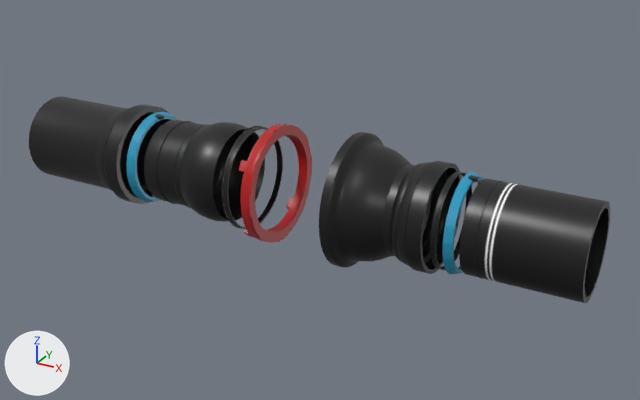
A saved change to the glTF model Models/Pipe/USPipe_Ensamble.gltf.
The view is the same before and after, from a 50 mm lens placed at (2.68, -4.82, 3.01), pointed at (-0.02, 0.07, 0.56). The lights are fixed; the arrows at lower left show +X, +Y and +Z. Vertices at the same position are counted once.

Objects in the first picture: 'M_Piece_03'.
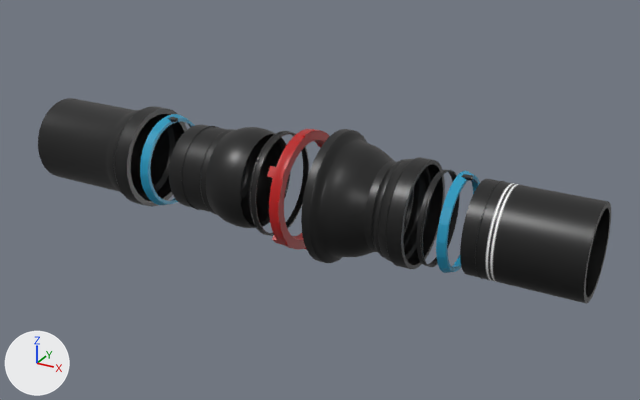
Commit message: Another try

Boxes [x1, y1, x2, y2] around the edits, measured in the pictures (640 x 400 px; the box of a moved part takes in the faces that stretch with it):
'M_Piece_03', reshaped, moved
    before: [29, 97, 610, 303]
    after: [38, 98, 611, 304]
part 1 of me_cylinder_003, moved or reshaped
    before: [155, 114, 164, 119]
    after: [167, 117, 178, 122]
part 2 of me_cylinder_003, moved or reshaped
    before: [442, 171, 483, 274]
    after: [436, 170, 480, 273]
part 3 of me_cylinder_003, moved or reshaped
    before: [468, 175, 479, 182]
    after: [461, 174, 473, 181]
part 4 of me_cylinder_003, moved or reshaped
    before: [29, 97, 610, 303]
    after: [38, 98, 611, 304]

The change, as a list of edits to the scene's bpy script:
```text
Change me_cylinder_003:
    used by ob_m_piece_03; location = (0.0, 0.0, 0.0)
    remove me_cylinder_003.from_pydata(...)  # 5680 vertices, 11330 faces; spans x -2.33..1.87, y -0.45..0.45, z 0.2..1.1
    add me_cylinder_003.from_pydata(...)  # 5680 vertices, 11330 faces; spans x -2.24..1.87, y -0.45..0.45, z 0.32..1.22
    me_cylinder_003 part 1: the loose piece of 28 vertices spanning x -1.34..-1.27, y -0.02..0.02, z 0.96..0.98 is moved by (0.12, 0.0, 0.12)
    me_cylinder_003 part 2: the loose piece of 336 vertices spanning x 1.04..1.09, y -0.33..0.33, z 0.32..0.98 is moved by (-0.04, 0.0, 0.12)
    me_cylinder_003 part 3: the loose piece of 28 vertices spanning x 1.05..1.12, y -0.02..0.02, z 0.95..0.97 is moved by (-0.04, 0.0, 0.12)
    me_cylinder_003 part 4: 5288 of 5680 vertices moved; they spanned x -2.33..1.87, y -0.45..0.45, z 0.2..1.1 and now span x -2.24..1.87, y -0.45..0.45, z 0.32..1.22; mean shift (0.05, 0.0, 0.12); largest move (1.13, -0.05, 0.91) -> (1.87, -0.05, 1.03)
Change ob_m_piece_03:
    ob_m_piece_03.location: (0.0, 0.0, 0.0) -> (0.0, 0.0, -0.118)
```
